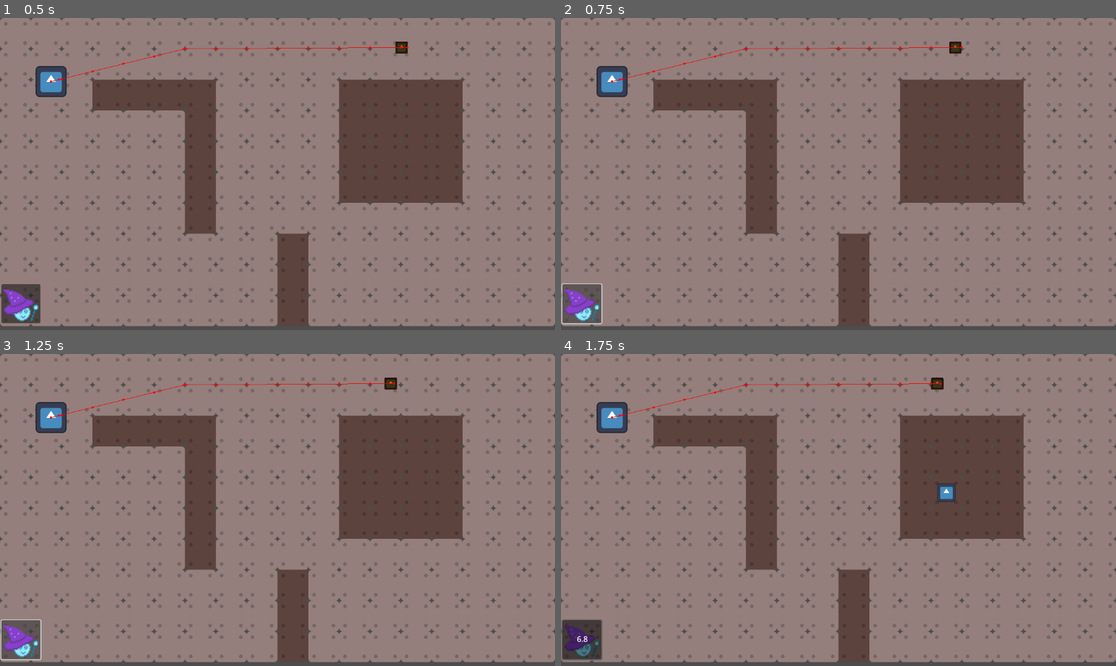
Above: before the commit, frames 1-4 (two rows, left to right).
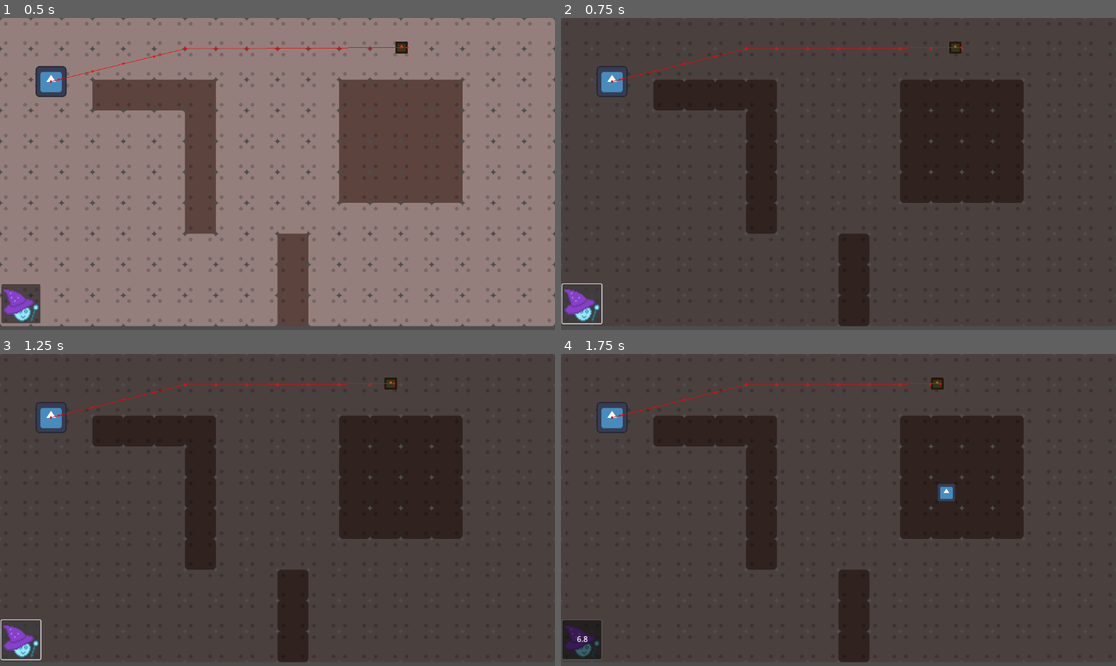
Above: after the commit, the same moments.

Repository: MichelleCDjunaidi/bubble-trouble
Game: Godot game, scene res://scenes/world.tscn
Same seed, same stepped clock (60 frames per second), same inputs: the game is played once before the commit and once after it. This scene is started directly instead of the project's main scene. The engine's default icon, where the game draws it, is replaced by a stand-in: a white triangle on a blue panel in a dark square.
Inputs (mouse positions are in pixels of both pictures, inside the frame that each line leads up to):
- Up to frame 1 (0.5 s): no input
- Up to frame 2 (0.75 s): click (583, 305) at 0.5 s
- Up to frame 3 (1.25 s): no input
- Up to frame 4 (1.75 s): tap Enter (ui_accept) at 1.25, 1.52 s; move the mouse to (960, 494) at 1.27 s; hold Right (ui_right) from 1.28 s (still down); click (960, 494) at 1.42 s

Frame 1 is identical in both runs. In frame 2, 97% of the frame differs, in the area x 0-100%, y 0-99%; in frame 3, 97%; in frame 4, 97%.

Commit message:
added more stuff

Diff:
--- a/scenes/tower_selection_ui.gd
+++ b/scenes/tower_selection_ui.gd
@@ -21,7 +21,7 @@
 		base_timer.start()
 		Globals.base_timer_started = true
 		Globals.grid_clicked = false
-		button.modulate = Color(0.501961, 0.501961, 0.501961, 1) # Normalized RGBA values
+		button.modulate = Color(0.411765, 0.411765, 0.411765, 1) # Normalized RGBA values
 	base_label.text = str(time_left())
 
 	if time_left() < 0.1:
--- a/scenes/world.gd
+++ b/scenes/world.gd
@@ -22,8 +22,11 @@
 	#print(Globals.button_clicked)
 	if Globals.button_clicked:
 		Engine.time_scale = 0.1
+		tile_map_layer.modulate = Color(0.501961, 0.501961, 0.501961, 1) # Normalized RGBA values
+
 	else:
 		Engine.time_scale = 1
+		tile_map_layer.modulate = Color(1,1,1,1) # Normalized RGBA values
 
 func _unhandled_input(event):
 	#upon clicking,
